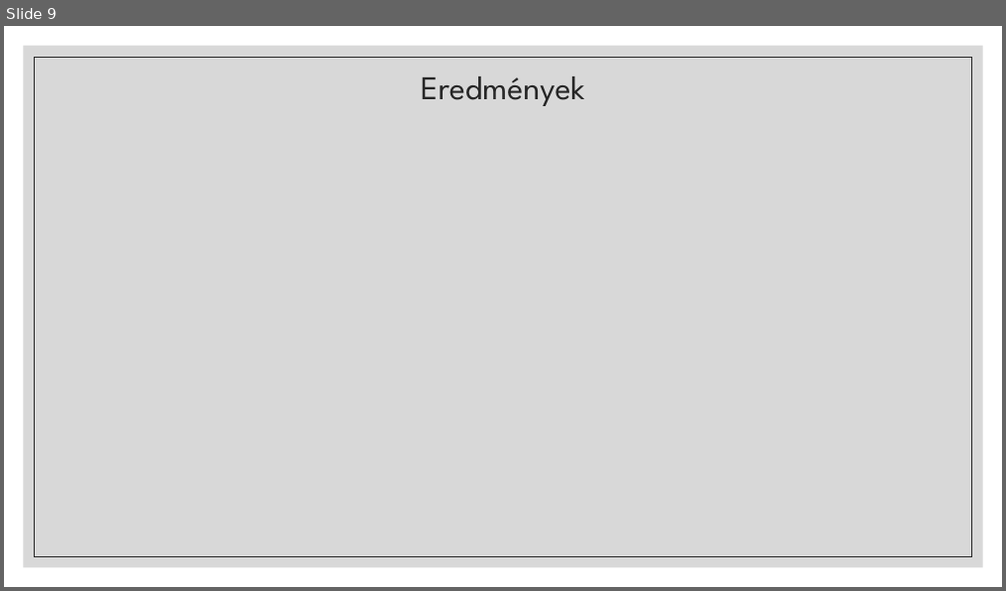
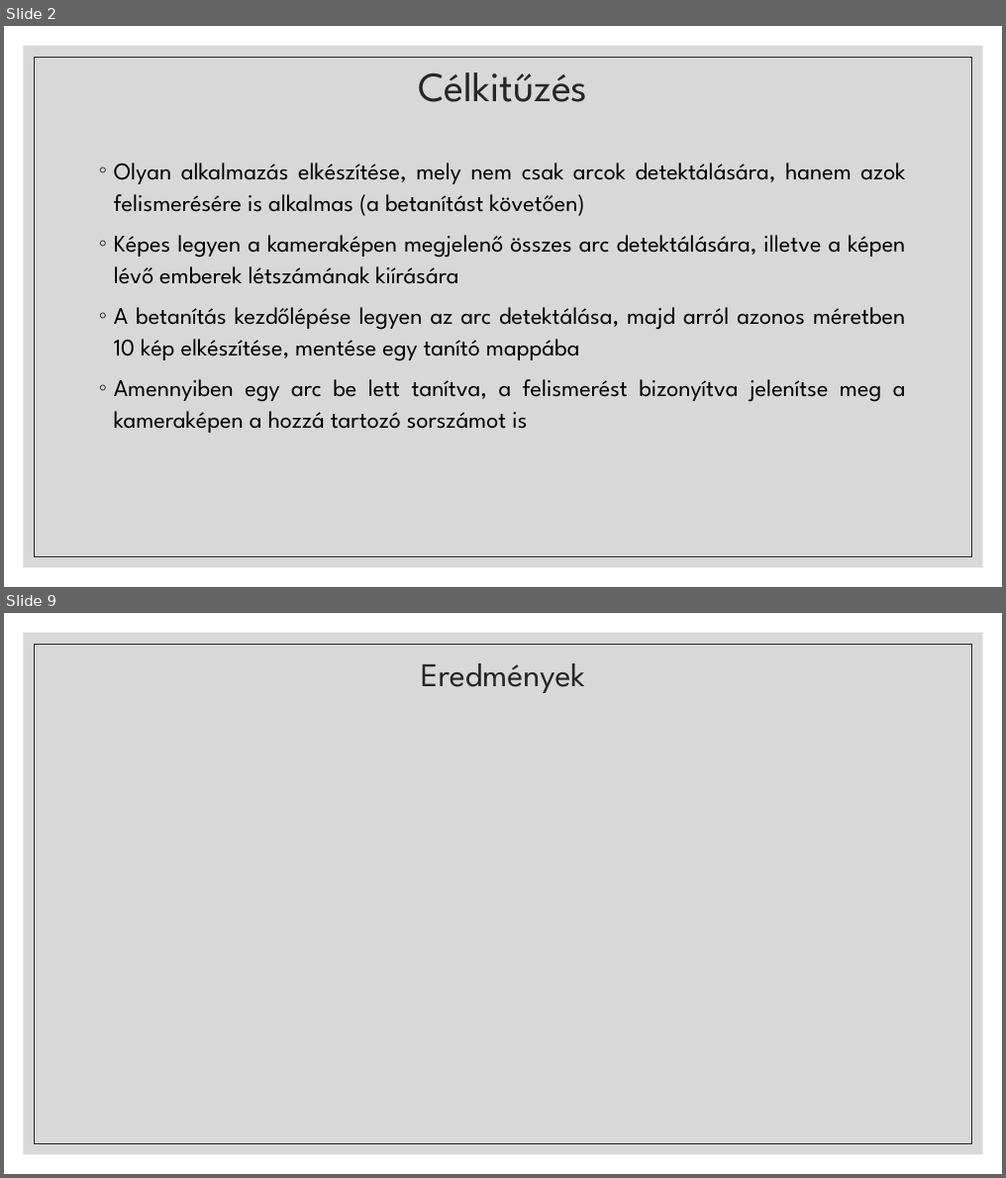
Before and after one commit to whoisZORZ/FaceDetectionAndRecognition, a slide deck: presentation_HU/FaceDetectionAndRecognition_HU.pptx. Shown one above the other, each under a label of ours: slide 9 before the commit, slides 2 and 9 after it; the slides between them are not shown. The pictures are 1006x591 and 1006x1178 pixels, drawn with LibreOffice and Linux fonts; fonts in the diff are those of the drawing. Boxes give left, top, right and bottom in pixels: in the first picture for what was removed or moved away, otherwise in the second. Text is boxed around its words. In the diff, an @@ line names an element or a change of style, - is before the commit and + after.

```diff
--- a/presentation_HU/FaceDetectionAndRecognition_HU.pptx
+++ b/presentation_HU/FaceDetectionAndRecognition_HU.pptx
@@ slide 2 added at <box>4,26,1002,587</box>, background #FFFFFF; not listed: 2 template elements that a slide beside it also shows @@
@@ title added at <box>418,73,588,102</box>, 40 pt, text #262626 @@
+Célkitűzés
@@ text added at <box>114,163,906,433</box>, 23 pt, text #000000 @@
+◦ Olyan alkalmazás elkészítése, mely nem csak arcok detektálására, hanem azok felismerésére is alkalmas (a betanítást követően)
+◦ Képes legyen a kameraképen megjelenő összes arc detektálására, illetve a képen lévő emberek létszámának kiírására
+◦ A betanítás kezdőlépése legyen az arc detektálása, majd arról azonos méretben 10 kép elkészítése, mentése egy tanító mappába
+◦ Amennyiben egy arc be lett tanítva, a felismerést bizonyítva jelenítse meg a kameraképen a hozzá tartozó sorszámot is
```
Also in this commit, not shown: 4 slides changed, 3 other slides added, 4 slides removed.
